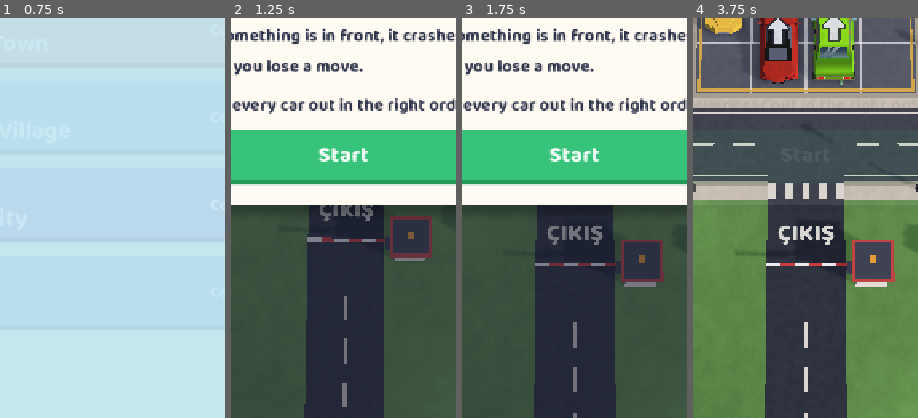
Above: before the commit, frames 1-4 (left to right).
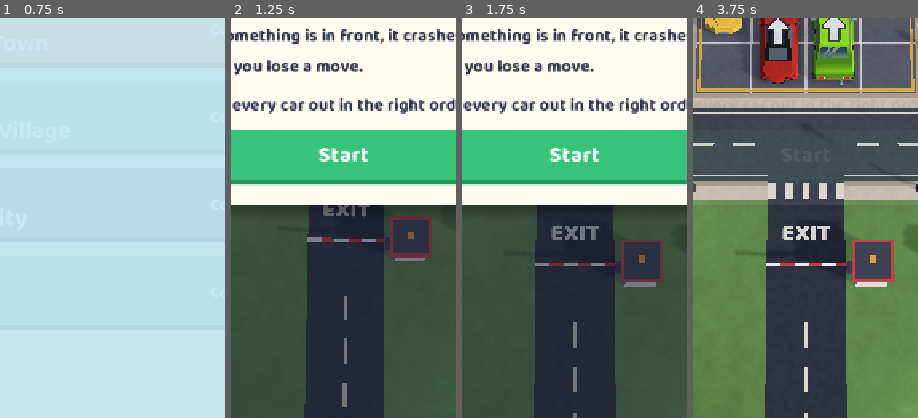
Above: after the commit, the same moments.

Repository: ismetcabbar9-oss/TRAFFIC-2D-
Game: Godot game, scene res://scenes/menu.tscn
Two runs of this game, one before a commit and one after it. Both use one fixed random seed, a clock stepped at 60 frames per second and the inputs below.
Inputs:
- Up to frame 1 (0.75 s): click "Play" at 0.5 s
- Up to frame 2 (1.25 s): no input
- Up to frame 3 (1.75 s): click "Retry" at 1.25 s
- Up to frame 4 (3.75 s): click "Retry" at 2 s; click "Retry" at 2.75 s; click "Start" at 3.5 s
The pictures show only the part of the screen within x 25-75%, y 50-100%; the shares and areas given below are measured in that part.

Frame 1 is identical in both runs. In frame 2, 0.5% of the frame differs, in the area x 39-64%, y 46-51%; in frame 3, 0.6%; in frame 4, 0.7%, in the area x 37-64%, y 51-57%.

Commit message:
Phase 1 (4/4): result screen with stars, time, best combo and coin count-up
- Stars pop in one by one with a rising chime; coins count up next to a coin icon
- "New best!" tag when an earlier time is beaten; flawless badge kept
- Progress.record_win returns earned coins and whether the time is a record
- EXIT road marking is translated

Co-Authored-By: Claude Opus 5.5 <noreply@anthropic.com>
Claude-Session: https://claude.ai/code/session_01Njhua7qEJRBPdh769J1kf5

Diff:
--- a/scripts/game/game.gd
+++ b/scripts/game/game.gd
@@ -253,7 +253,13 @@
 	var played := session
 	var mistakes_used := session.level.mistakes - session.mistakes_left
 	var stars := Economy.stars_for(mistakes_used)
-	var earned := Progress.record_win(world_index, level_index, stars, _clock - _level_start, _best_combo, session.level.hard)
+	var time := _clock - _level_start
+	var record := Progress.record_win(world_index, level_index, stars, time, _best_combo, session.level.hard)
+	var result := {
+		"stars": stars, "time": time, "combo": _best_combo, "coins": record.coins,
+		"best_time": record.best_time, "perfect": mistakes_used == 0,
+		"last_level": not Progress.has_next_level(world_index, level_index),
+	}
 	var waited := 0.0
 	while VehicleView.exiting_count() > 0 and waited < max_exit_wait:
 		await get_tree().process_frame
@@ -262,7 +268,7 @@
 	if played == session:
 		Sfx.duck_music(2.0)
 		Sfx.play("win", -2.0, 1.0, 0.0)
-		hud.show_win(not Progress.has_next_level(world_index, level_index), mistakes_used == 0)
+		hud.show_win(result)
 
 
 func _on_lost() -> void:
--- a/scripts/game/progress.gd
+++ b/scripts/game/progress.gd
@@ -78,8 +78,8 @@
 
 
 ## Stores a win, keeping the best stars / time / combo, and pays the coins.
-## Returns the coins earned.
-func record_win(world: int, level: int, stars: int, time: float, combo: int, hard: bool) -> int:
+## Returns {coins: earned, best_time: true when an earlier time was beaten}.
+func record_win(world: int, level: int, stars: int, time: float, combo: int, hard: bool) -> Dictionary:
 	var key := _key(world, level)
 	var old: Dictionary = levels.get(key, {})
 	var old_time := float(old.get("time", -1.0))
@@ -90,7 +90,7 @@
 	}
 	var earned := Economy.level_coins(stars, combo, hard)
 	add_coins(earned)
-	return earned
+	return {"coins": earned, "best_time": old_time >= 0.0 and time < old_time}
 
 
 func add_coins(amount: int) -> void:
--- a/scripts/ui/hud.gd
+++ b/scripts/ui/hud.gd
@@ -24,6 +24,13 @@
 var _last_level := false
 var _root: Control
 var _badge: Label
+var _star_row: HBoxContainer
+var _stars: Array[StarIcon] = []
+var _stats: VBoxContainer
+var _time_value: Label
+var _record_tag: Label
+var _combo_value: Label
+var _coin_value: Label
 
 
 func _ready() -> void:
@@ -50,36 +57,78 @@
 	_meter.set_counts(left, total)
 
 
-## `last_level`: no level follows, so the panel leads back to the menu.
-## `perfect`: cleared without a single crash.
-func show_win(last_level: bool, perfect := false) -> void:
+## `result`: stars, time, combo, coins, best_time, perfect and last_level
+## (no level follows in this world, so the panel leads back to the menu).
+func show_win(result: Dictionary) -> void:
 	_won = true
-	_badge.visible = perfect
+	_last_level = result.last_level
+	_badge.visible = result.perfect
 	# Behind the panel, in front of the dimmed board.
 	var confetti := Confetti.new()
 	_overlay.add_child(confetti)
 	_overlay.move_child(confetti, 0)
 	Sfx.play("celebrate", -4.0, 1.0, 0.0)
-	_last_level = last_level
 	_result_title.text = tr("WIN_TITLE")
 	_result_title.add_theme_color_override("font_color", UiStyle.GOOD_DARK)
-	_result_text.text = tr("WIN_WORLD_DONE") if last_level else tr("WIN_TEXT")
-	_primary.text = tr("HUD_MENU") if last_level else tr("WIN_NEXT")
-	_secondary.visible = not last_level
+	_result_text.visible = _last_level
+	_result_text.text = tr("WIN_WORLD_DONE")
+	_star_row.visible = true
+	_stats.visible = true
+	_time_value.text = _format_time(result.time)
+	_record_tag.visible = result.best_time
+	_combo_value.text = "x%d" % result.combo if result.combo >= 2 else "-"
+	_coin_value.text = "+0"
+	_primary.text = tr("HUD_MENU") if _last_level else tr("WIN_NEXT")
+	_secondary.visible = not _last_level
 	_primary.theme_type_variation = "GoodButton"
+	for star in _stars:
+		star.filled = false
+		star.scale = Vector2.ONE
 	_show_result()
+	_reveal(result.stars, result.coins)
 
 
 func show_lose() -> void:
 	_won = false
 	_result_title.text = tr("LOSE_TITLE")
 	_result_title.add_theme_color_override("font_color", UiStyle.DANGER)
+	_result_text.visible = true
 	_result_text.text = tr("LOSE_TEXT")
+	_star_row.visible = false
+	_stats.visible = false
 	_primary.text = tr("LOSE_RETRY")
 	_primary.theme_type_variation = ""
 	_secondary.visible = true
 	_badge.visible = false
 	_show_result()
+
+
+## Stars pop in one by one with a rising chime, then the coins count up.
+func _reveal(stars: int, coins: int) -> void:
+	await get_tree().create_timer(0.45).timeout
+	for i in stars:
+		if not _overlay.visible:
+			return
+		var star: StarIcon = _stars[i]
+		star.filled = true
+		star.pivot_offset = star.size * 0.5
+		star.scale = Vector2.ONE * 1.6
+		star.create_tween().tween_property(star, "scale", Vector2.ONE, 0.3) \
+			.set_trans(Tween.TRANS_BACK).set_ease(Tween.EASE_OUT)
+		Sfx.play("combo", -6.0, pow(2.0, i * 4.0 / 12.0), 0.0)
+		Haptics.pulse(20)
+		await get_tree().create_timer(0.28).timeout
+	var t := create_tween()
+	t.tween_method(func(v: float): _coin_value.text = "+%d" % roundi(v), 0.0, float(coins), 0.6)
+	t.tween_callback(func():
+		_coin_value.pivot_offset = _coin_value.size * 0.5
+		_coin_value.scale = Vector2.ONE * 1.3
+		_coin_value.create_tween().tween_property(_coin_value, "scale", Vector2.ONE, 0.2))
+
+
+static func _format_time(seconds: float) -> String:
+	var total := int(seconds)
+	return "%d:%02d" % [total / 60, total % 60]
 
 
 ## Floating "x3 Super!" over the car that just left; `at` is a screen position.
@@ -310,6 +359,34 @@
 	_result_text.horizontal_alignment = HORIZONTAL_ALIGNMENT_CENTER
 	box.add_child(_result_text)
 
+	_star_row = HBoxContainer.new()
+	_star_row.alignment = BoxContainer.ALIGNMENT_CENTER
+	_star_row.add_theme_constant_override("separation", 14)
+	box.add_child(_star_row)
+	for i in 3:
+		var star := StarIcon.new(96 if i == 1 else 80, false)
+		star.size_flags_vertical = Control.SIZE_SHRINK_END if i != 1 else Control.SIZE_SHRINK_BEGIN
+		_stars.append(star)
+		_star_row.add_child(star)
+
+	_stats = VBoxContainer.new()
+	_stats.add_theme_constant_override("separation", 6)
+	box.add_child(_stats)
+	_time_value = _stat_row(tr("RES_TIME"))
+	_record_tag = Label.new()
+	_record_tag.text = tr("RES_RECORD")
+	_record_tag.add_theme_font_size_override("font_size", 22)
+	_record_tag.add_theme_color_override("font_color", UiStyle.ACCENT_DARK)
+	_time_value.get_parent().add_child(_record_tag)
+	_time_value.get_parent().move_child(_record_tag, 1)
+	_combo_value = _stat_row(tr("RES_COMBO"))
+	_coin_value = _stat_row(tr("RES_COINS"))
+	var coin_row := _coin_value.get_parent()
+	var coin := CoinIcon.new(34)
+	coin_row.add_child(coin)
+	coin_row.move_child(coin, 1)
+	_coin_value.add_theme_color_override("font_color", UiStyle.ACCENT_DARK)
+
 	var buttons := VBoxContainer.new()
 	buttons.add_theme_constant_override("separation", 14)
 	box.add_child(buttons)
@@ -338,3 +415,21 @@
 		next_requested.emit()
 	else:
 		restart_requested.emit()
+
+
+## Adds "caption ........ value" to the stats block and returns the value label.
+func _stat_row(caption: String) -> Label:
+	var row := HBoxContainer.new()
+	row.add_theme_constant_override("separation", 10)
+	_stats.add_child(row)
+	var name_label := Label.new()
+	name_label.text = caption
+	name_label.add_theme_font_size_override("font_size", 28)
+	name_label.add_theme_color_override("font_color", UiStyle.INK.lerp(Color.WHITE, 0.3))
+	name_label.size_flags_horizontal = Control.SIZE_EXPAND_FILL
+	row.add_child(name_label)
+	var value := Label.new()
+	value.add_theme_font_override("font", UiStyle.font(800))
+	value.add_theme_font_size_override("font_size", 32)
+	row.add_child(value)
+	return value
--- a/scripts/view/board_view.gd
+++ b/scripts/view/board_view.gd
@@ -212,10 +212,10 @@
 		z += dash + gap
 
 
-## "ÇIKIŞ" painted on the exit road, readable from the camera.
+## "EXIT" painted on the exit road, readable from the camera.
 func _add_exit_label(road_outer: Vector2) -> void:
 	var label := Label3D.new()
-	label.text = "ÇIKIŞ"
+	label.text = tr("ROAD_EXIT")
 	label.font = UiStyle.font(800)
 	label.font_size = 96
 	label.pixel_size = 0.0075
--- a/tools/play_scenario.gd
+++ b/tools/play_scenario.gd
@@ -61,11 +61,11 @@
 	await _seconds(2.0)
 	print("state after clearing: ", session.state)
 	await _shot("s5_win")
-	await _seconds(0.4)
+	await _seconds(2.2) # stars and coin count-up
 	await _shot("s5_win_later")
 	var progress := root.get_node("Progress")
 	print("after win: coins ", progress.coins, " stars ", progress.level_stars(0, 0))
-	game.hud._on_primary() # "Sonraki Bölüm"
+	game.hud._on_primary() # "Next Level"
 	await _frames(10)
 	print("level after next: ", game.level_index + 1)
 	await _shot("s5b_next_level")
--- a/translations/strings.csv
+++ b/translations/strings.csv
@@ -62,3 +62,4 @@
 LOSE_TITLE,Stuck!,Sıkıştın!
 LOSE_TEXT,No moves left.,Hamle hakkın bitti.
 LOSE_RETRY,Try Again,Tekrar Dene
+ROAD_EXIT,EXIT,ÇIKIŞ
Not shown, added: tools/capture_menu.gd.uid
Binary file changed: translations/strings.en.translation
Binary file changed: translations/strings.tr.translation
